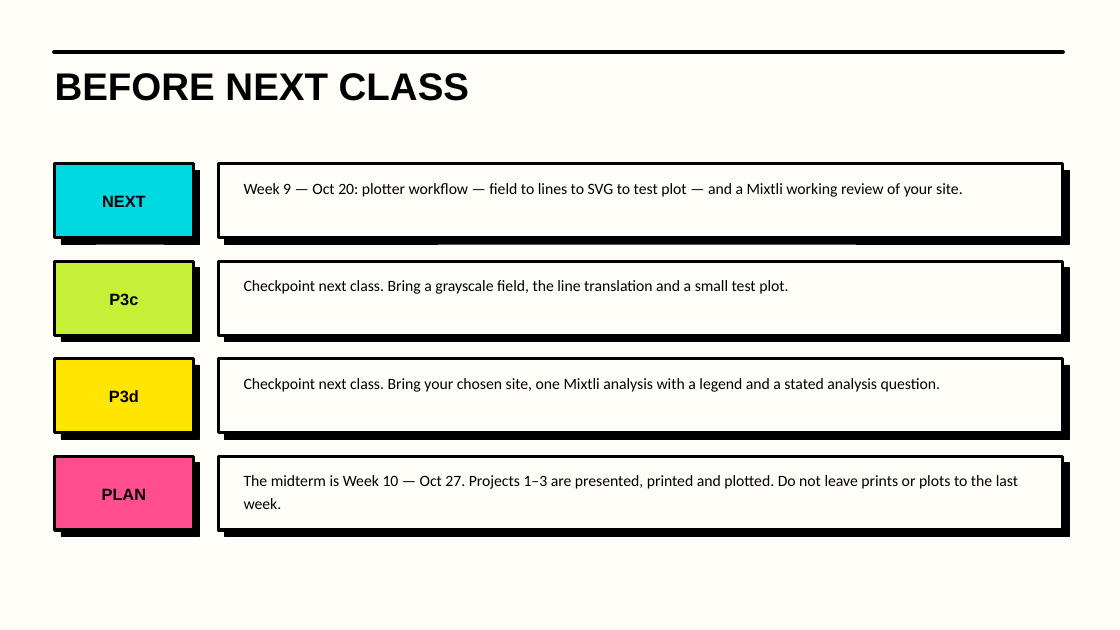
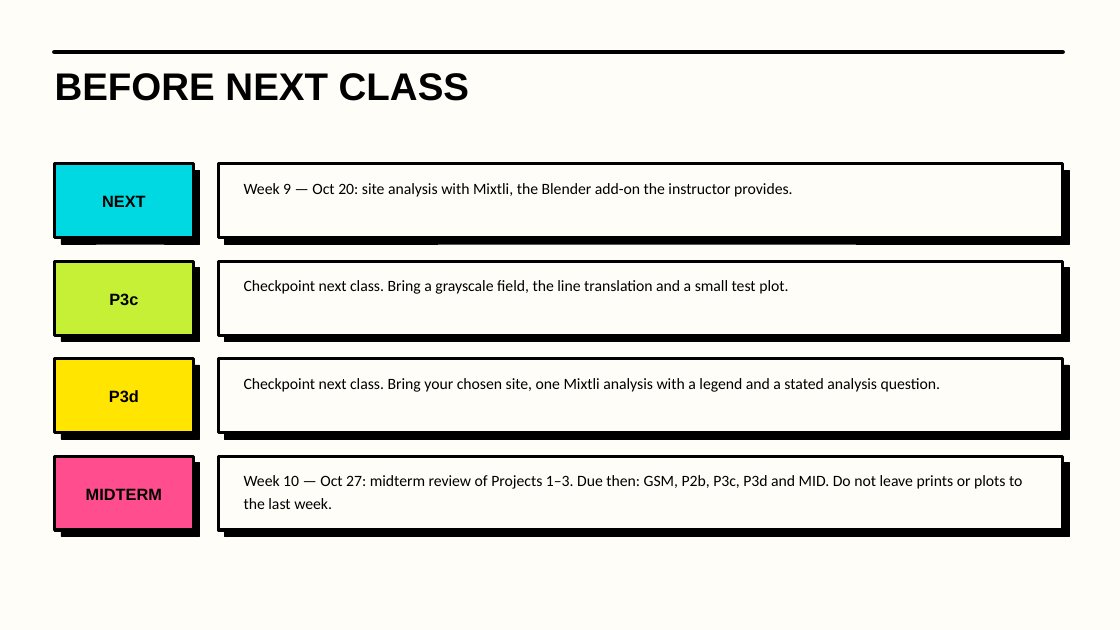
Before and after one commit to luigipacheco/arc3133, a slide deck: slide 14 of slides/ARC3133_Class08.pptx (slide 13 before the commit). Drawn at 1120x630 pixels with LibreOffice and Linux fonts; fonts in the diff are those of the drawing. Boxes give left, top, right and bottom in pixels: in the first picture for what was removed or moved away, otherwise in the second. Text is boxed around its words. In the diff, an @@ line names an element or a change of style, - is before the commit and + after.

```diff
--- a/slides/ARC3133_Class08.pptx
+++ b/slides/ARC3133_Class08.pptx
@@ text at (244,183,792,197): text changed @@
-Week 9 — Oct 20: plotter workflow — field to lines to SVG to test plot — and a Mixtli working review of your site.
+Week 9 — Oct 20: site analysis with Mixtli, the Blender add-on the instructor provides.
@@ text at (244,475,1022,509): text changed @@
-The midterm is Week 10 — Oct 27. Projects 1–3 are presented, printed and plotted. Do not leave prints or plots to the last week.
+Week 10 — Oct 27: midterm review of Projects 1–3. Due then: GSM, P2b, P3c, P3d and MID. Do not leave prints or plots to the last week.
@@ text at (86,488,162,500): text changed @@
-PLAN
+MIDTERM
```
Also in this commit, not shown: 5 other slides changed, 2 slides added, 1 slide removed, 10 other files.
